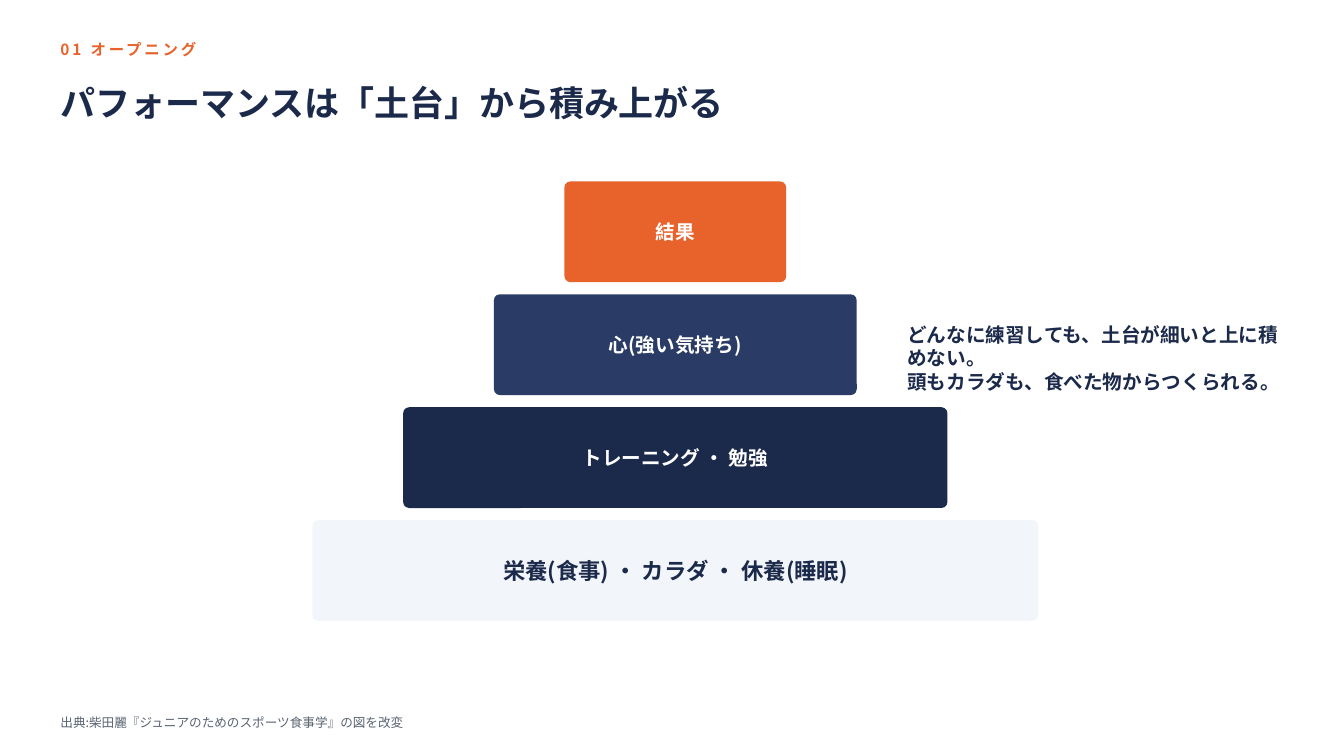
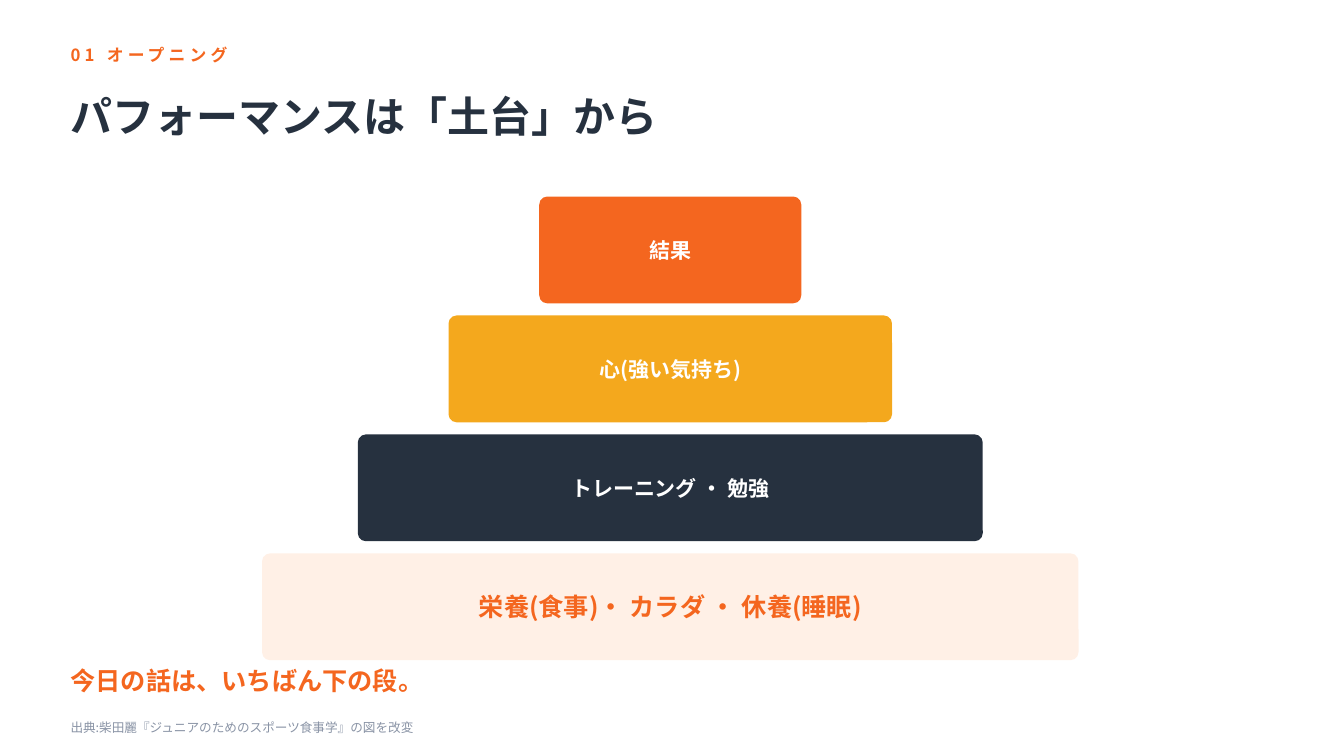
Before and after one commit to k-nomiya/Claude-Code-Test, a slide deck: slide 12 of nutrition-workshop/slides.pptx. Drawn at 1344x756 pixels with LibreOffice and Linux fonts; fonts in the diff are those of the drawing. Boxes give left, top, right and bottom in pixels: in the first picture for what was removed or moved away, otherwise in the second. Text is boxed around its words. In the diff, an @@ line names an element or a change of style, - is before the commit and + after.

```diff
--- a/nutrition-workshop/slides.pptx
+++ b/nutrition-workshop/slides.pptx
@@ text "01 オープニング": place and size @@
-text "01 オープニング" at [91, 42, 196, 56]
+text "01 オープニング" at [107, 46, 228, 63]
@@ text "01 オープニング" at [107, 46, 228, 63]: size 11 to 12 pt, text colour #E8622C to #F4661F, letter spacing 2 to 3 pt @@
@@ text at [71, 95, 658, 136]: text changed; size 25 to 30 pt; text colour #1B2A4A to #26313F @@
-パフォーマンスは「土台」から積み上がる
+パフォーマンスは「土台」から
@@ text "結果": place and size @@
-text "結果" at [656, 222, 695, 241]
+text "結果" at [649, 240, 691, 260]
@@ rounded rectangle: place and size @@
-rounded rectangle at [565, 181, 786, 282]
+rounded rectangle at [539, 197, 802, 303]
@@ rounded rectangle at [539, 197, 802, 303]: fill #E8622C to #F4661F; proportions changed @@
@@ size 14 to 15 pt in 3 elements at [649, 240, 691, 260], [571, 475, 770, 501], [599, 359, 741, 381] @@
@@ text "心(強い気持ち)": place and size @@
-text "心(強い気持ち)" at [609, 335, 742, 356]
+text "心(強い気持ち)" at [599, 359, 741, 381]
@@ rounded rectangle: place and size @@
-rounded rectangle at [494, 294, 857, 395]
+rounded rectangle at [449, 316, 892, 422]
@@ rounded rectangle at [449, 316, 892, 422]: fill #2A3C66 to #F4A81D; proportions changed @@
@@ text removed at [907, 325, 1279, 391] @@
-どんなに練習しても、土台が細いと上に積めない。
-頭もカラダも、食べた物からつくられる。
@@ text "トレーニング ・ 勉強": place and size @@
-text "トレーニング ・ 勉強" at [582, 448, 768, 467]
+text "トレーニング ・ 勉強" at [571, 475, 770, 501]
@@ rounded rectangle: place and size @@
-rounded rectangle at [403, 407, 948, 508]
+rounded rectangle at [358, 435, 983, 541]
@@ rounded rectangle at [358, 435, 983, 541]: fill #1B2A4A to #26313F; proportions changed @@
@@ rounded rectangle: place and size @@
-rounded rectangle at [313, 520, 1038, 621]
+rounded rectangle at [262, 554, 1079, 660]
@@ rounded rectangle at [262, 554, 1079, 660]: fill #F2F5FA to #FFF0E6; proportions changed @@
@@ text at [479, 594, 862, 621]: text changed; size 16 to 18 pt; text colour #1B2A4A to #F4661F @@
-栄養(食事) ・ カラダ ・ 休養(睡眠)
+栄養(食事)・ カラダ ・ 休養(睡眠)
@@ text added at [71, 668, 424, 693], 18 pt, text #F4661F, bold @@
+今日の話は、いちばん下の段。
@@ text "出典:柴田麗『ジュニアのためのスポーツ食事学』の図を改変": place and size @@
-text "出典:柴田麗『ジュニアのためのスポーツ食事学』の図を改変" at [60, 716, 403, 728]
+text "出典:柴田麗『ジュニアのためのスポーツ食事学』の図を改変" at [71, 721, 414, 733]
@@ text "出典:柴田麗『ジュニアのためのスポーツ食事学』の図を改変" at [71, 721, 414, 733]: text colour #5A6472 to #8A94A6 @@
```
Also in this commit, not shown: 44 other slides changed, 1 slide added.
